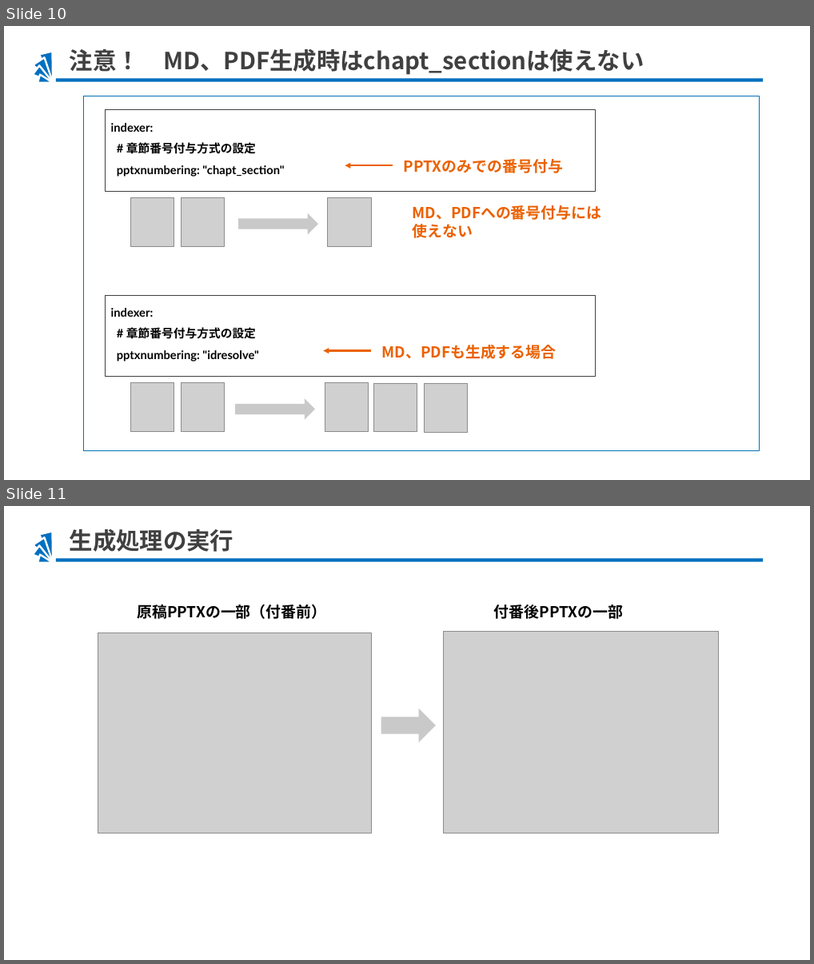
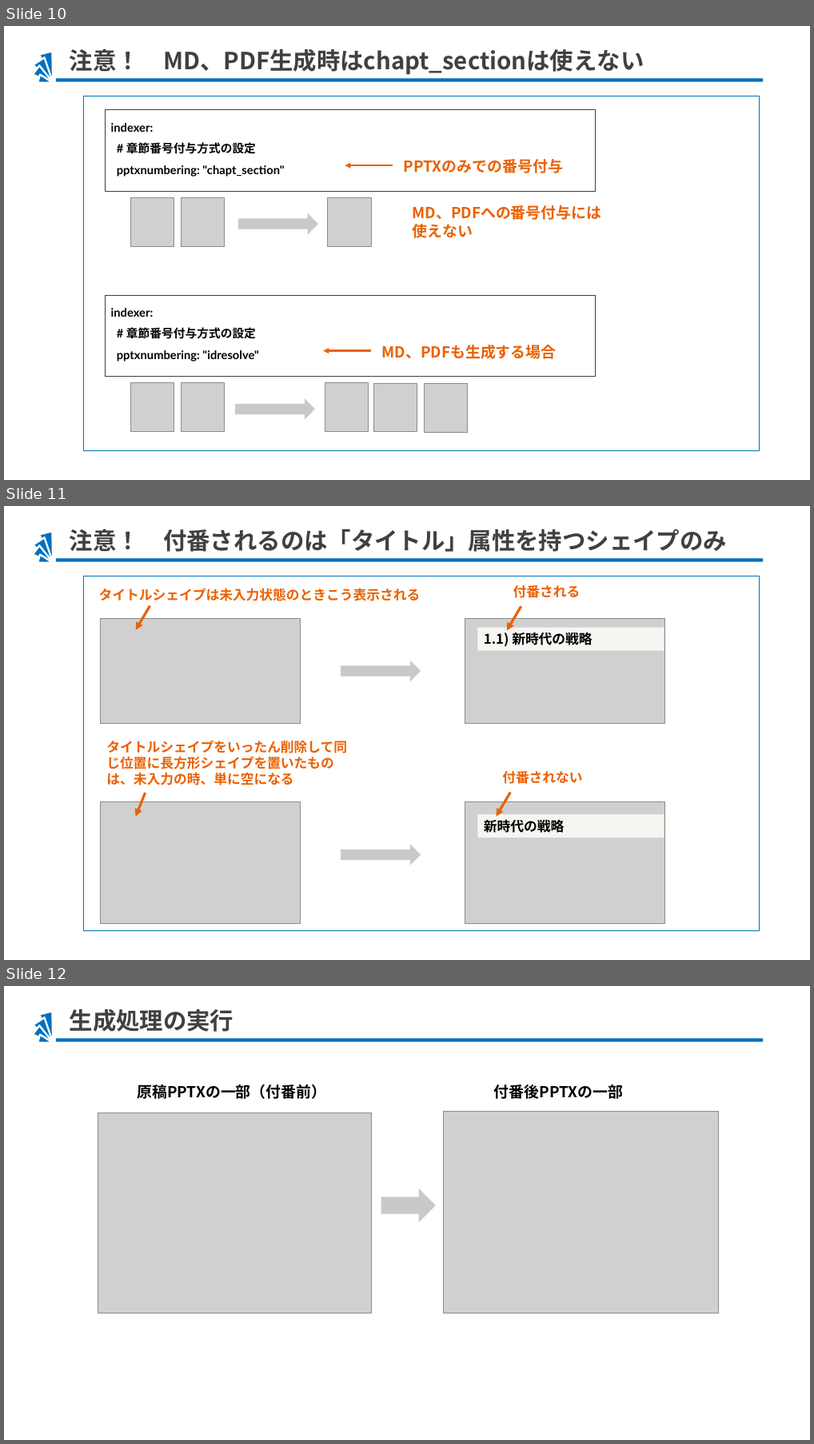
Before and after one commit to hiro77284/ppt-md-merger-samples, a slide deck: cases/105-pptx-numbering/src/105-pptx-numbering.pptx. Shown one above the other, each under a label of ours: slides 10 and 11 before the commit, slides 10, 11 and 12 after it. The pictures are 814x964 and 814x1444 pixels, drawn with LibreOffice and Linux fonts; fonts in the diff are those of the drawing; grey boxes stand for pictures. Boxes give left, top, right and bottom in pixels: in the first picture for what was removed or moved away, otherwise in the second. Text is boxed around its words. In the diff, an @@ line names an element or a change of style, - is before the commit and + after.

```diff
--- a/cases/105-pptx-numbering/src/105-pptx-numbering.pptx
+++ b/cases/105-pptx-numbering/src/105-pptx-numbering.pptx
@@ slide 11 added at bbox=[4, 506, 810, 960], background #FFFFFF; not listed: 5 template elements that a slide beside it also shows @@
@@ title added at bbox=[70, 529, 727, 552], 28 pt, text #404040, bold @@
+注意！ 付番されるのは「タイトル」属性を持つシェイプのみ
@@ rectangle added at bbox=[83, 576, 759, 931], fill #FFFFFF, outline #0072B2 1 pt @@
@@ text added at bbox=[99, 588, 421, 601], 16 pt, text #EB6101, bold @@
+タイトルシェイプは未入力状態のときこう表示される
@@ text added at bbox=[514, 585, 581, 598], 16 pt, text #EB6101, bold @@
+付番される
@@ picture added at bbox=[101, 619, 301, 724] @@
@@ arrow added from (150, 606) to (136, 630), #EB6101 3 pt @@
@@ picture added at bbox=[465, 619, 666, 724] @@
@@ arrow added from (522, 607) to (507, 631), #EB6101 3 pt @@
@@ rectangle added at bbox=[478, 628, 665, 651], fill #F7F5F1, 16 pt, text #000000, bold @@
+1.1) 新時代の戦略
@@ right arrow added at bbox=[341, 660, 421, 681], fill #C9C9C9 @@
@@ text added at bbox=[106, 740, 347, 785], 16 pt, text #EB6101, bold @@
+タイトルシェイプをいったん削除して同じ位置に長方形シェイプを置いたものは、未入力の時、単に空になる
@@ arrow added from (146, 792) to (136, 816), #EB6101 3 pt @@
@@ arrow added from (511, 792) to (497, 816), #EB6101 3 pt @@
@@ text added at bbox=[502, 771, 582, 784], 16 pt, text #EB6101, bold @@
+付番されない
@@ picture added at bbox=[101, 801, 301, 923] @@
@@ picture added at bbox=[465, 801, 666, 923] @@
@@ rectangle added at bbox=[478, 815, 665, 837], fill #F7F5F1, 16 pt, text #000000, bold @@
+新時代の戦略
@@ right arrow added at bbox=[341, 844, 421, 865], fill #C9C9C9 @@
@@ what was slide 11 is now slide 12 @@
```
Also in this commit, not shown: 8 other files.
